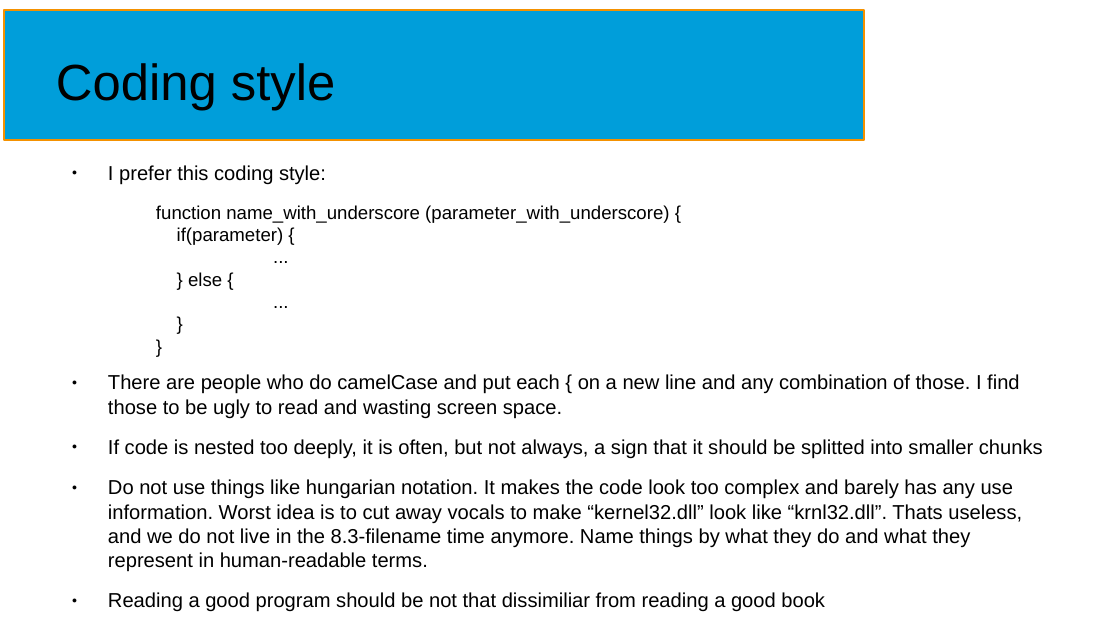
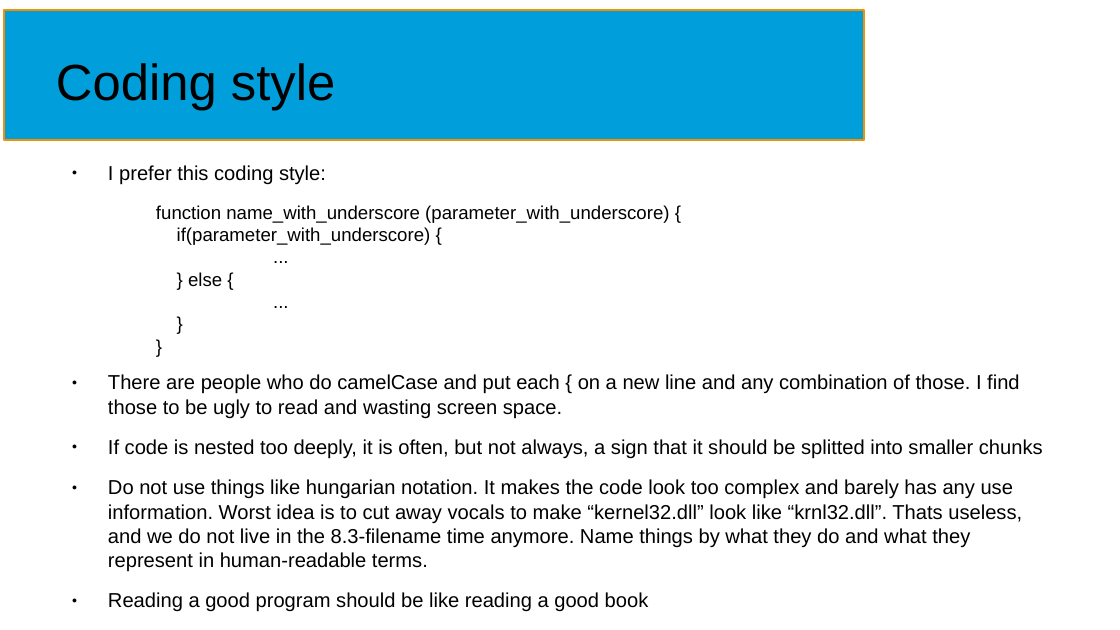
Before and after one commit to NormanTUD/asanAI, a slide deck: slide 32 of manual/asanai.odp (slide 28 before the commit). Drawn at 1120x630 pixels with LibreOffice and Linux fonts; fonts in the diff are those of the drawing. Boxes give left, top, right and bottom in pixels: in the first picture for what was removed or moved away, otherwise in the second. Text is boxed around its words. In the diff, an @@ line names an element or a change of style, - is before the commit and + after.

```diff
--- a/manual/asanai.odp
+++ b/manual/asanai.odp
@@ text at (x1=156, y1=205, x2=669, y2=286): text changed @@
-  function name_with_underscore (parameter_with_underscore) {
-  if(parameter) {
-  ...
-  } else {
-  ...
-  }
-  }
+  function name_with_underscore (parameter_with_underscore) {
+  if(parameter_with_underscore) {
+  ...
+  } else {
+  ...
+  }
+  }
@@ text at (x1=108, y1=592, x2=649, y2=612): text changed @@
-● Reading a good program should be not that dissimiliar from reading a good book
+● Reading a good program should be like reading a good book
```
Also in this commit, not shown: 17 other slides changed, 6 slides added.
